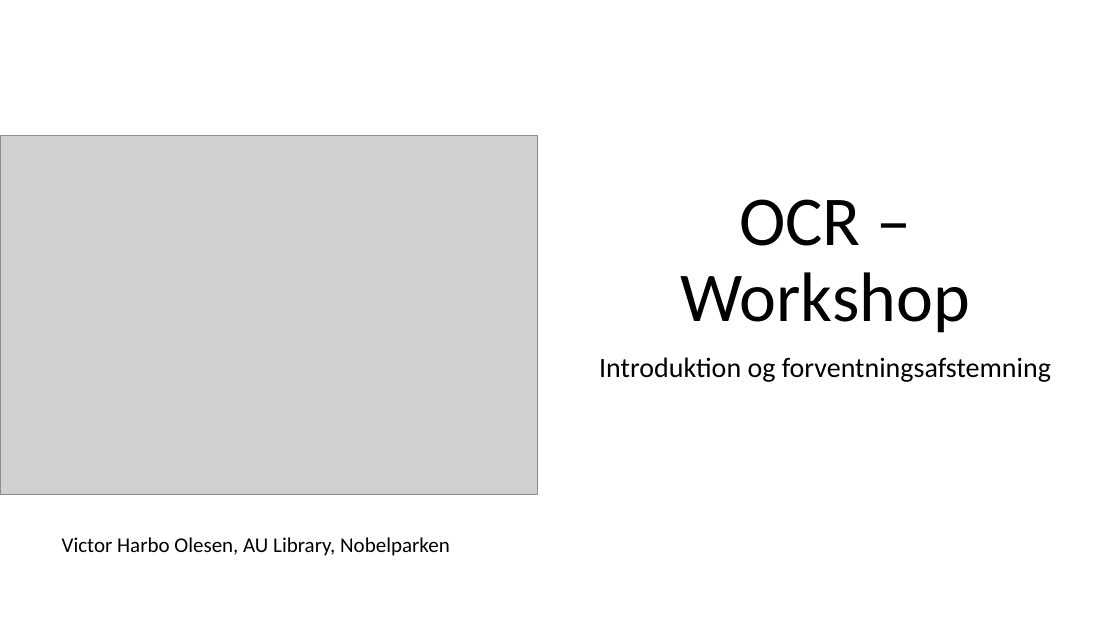
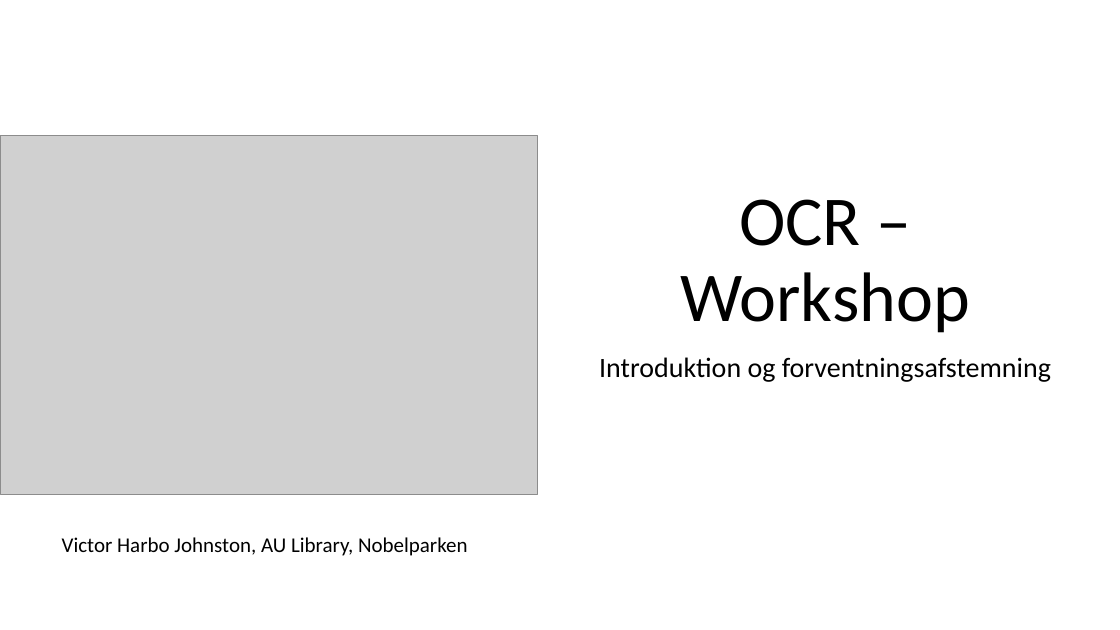
Before and after one commit to AUL-Arts-Digital-Lab/OCR-Workshop, a slide deck: slide 1 of OCR_workshop.pptx. Drawn at 1120x630 pixels with LibreOffice and Linux fonts; fonts in the diff are those of the drawing; grey boxes stand for pictures. Boxes give left, top, right and bottom in pixels: in the first picture for what was removed or moved away, otherwise in the second. Text is boxed around its words. In the diff, an @@ line names an element or a change of style, - is before the commit and + after.

Commit message:
Updated name on powerpoint

```diff
--- a/OCR_workshop.pptx
+++ b/OCR_workshop.pptx
@@ text at box(62, 537, 468, 556): text changed @@
-Victor Harbo Olesen, AU Library, Nobelparken
+Victor Harbo Johnston, AU Library, Nobelparken
```
Also in this commit, not shown: 1 other file.
